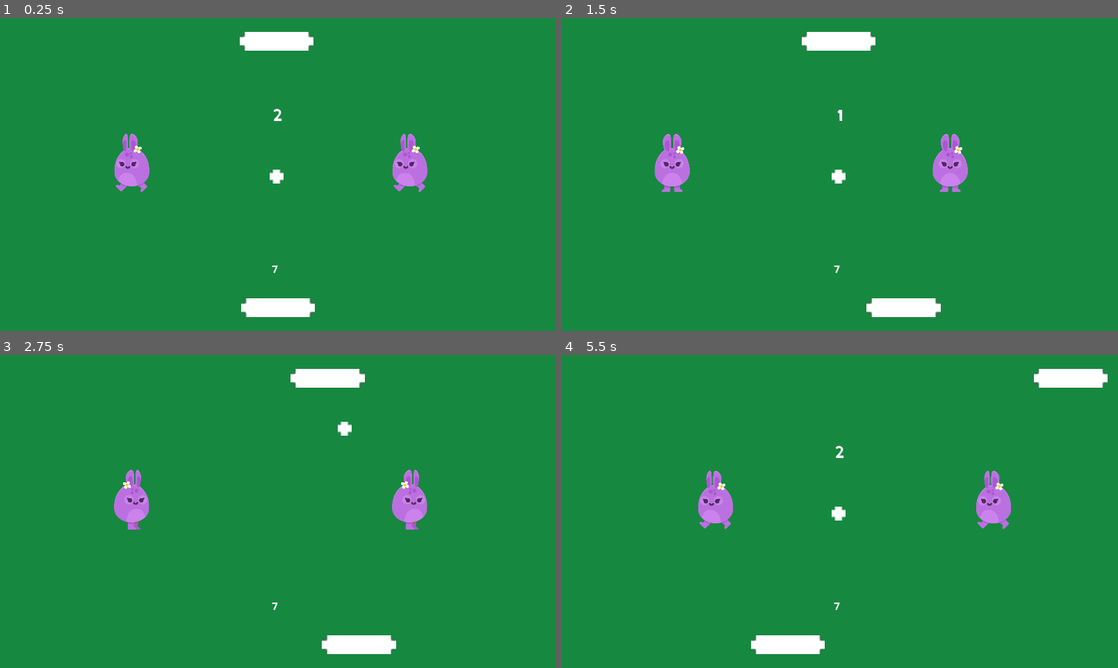
Above: before the commit, frames 1-4 (two rows, left to right).
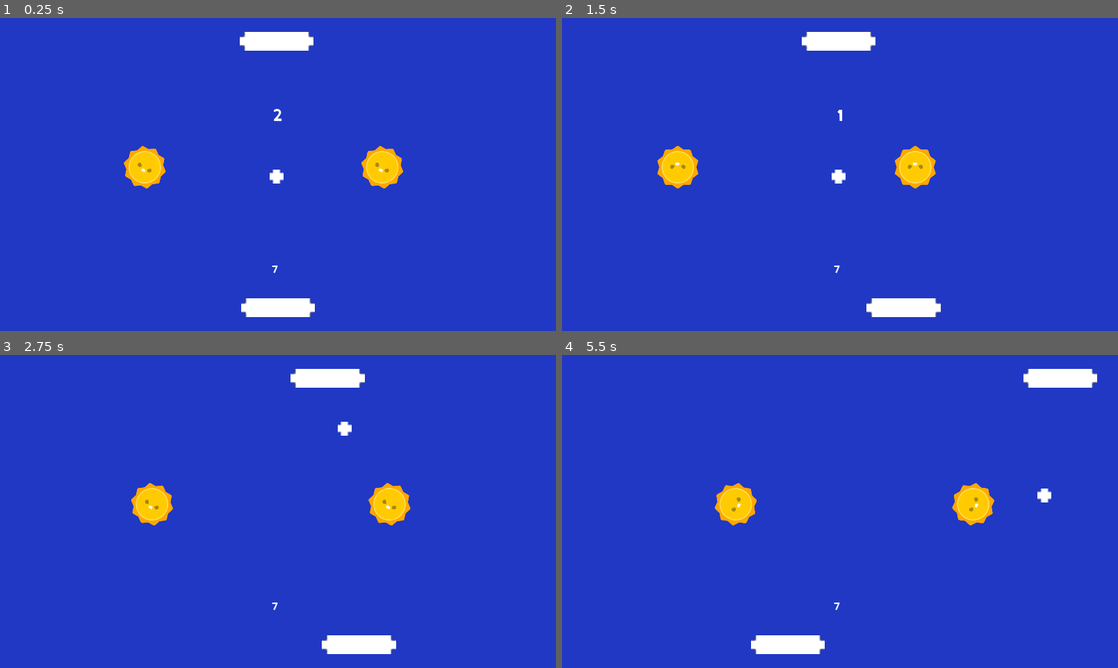
Above: after the commit, the same moments.

Repository: Szczocik/Pong_Move
Game: Godot game, scene res://Levels/Level_5.tscn
Two runs of this game, one before a commit and one after it. Both use one fixed random seed, a clock stepped at 60 frames per second and the inputs below. This scene is started directly instead of the project's main scene.
Inputs:
- Up to frame 1 (0.25 s): no input
- Up to frame 2 (1.5 s): hold Right (ui_right) 0.53-1.28 s; hold Left (ui_left) from 1.28 s (still down)
- Up to frame 3 (2.75 s): release Left (ui_left) at 2.03 s; hold Right (ui_right) from 2.03 s (still down)
- Up to frame 4 (5.5 s): release Right (ui_right) at 3.53 s; hold Left (ui_left) from 3.53 s (still down)

The runs differ from the first frame. In frame 1, 98% of the frame differs, in the area x 0-100%, y 0-100%; in frame 2, 98%; in frame 3, 98%; in frame 4, 99%.

Commit message:
next level sun_move

Diff:
--- a/Levels/Level_5.tscn
+++ b/Levels/Level_5.tscn
@@ -1,15 +1,15 @@
 [gd_scene load_steps=14 format=2]
 
 [ext_resource path="res://kirifont/KiriFont.ttf" type="DynamicFontData" id=1]
-[ext_resource path="res://sounds_ping_pong_8bit/ping_pong_8bit_plop.ogg" type="AudioStream" id=2]
-[ext_resource path="res://NPCs/Bunny.tscn" type="PackedScene" id=3]
-[ext_resource path="res://Levels/GameState.gd" type="Script" id=4]
-[ext_resource path="res://Ball/Ball.tscn" type="PackedScene" id=5]
-[ext_resource path="res://GUI/GUI.tscn" type="PackedScene" id=6]
-[ext_resource path="res://Player/Player.tscn" type="PackedScene" id=7]
+[ext_resource path="res://Levels/GameState.gd" type="Script" id=2]
+[ext_resource path="res://sounds_ping_pong_8bit/ping_pong_8bit_plop.ogg" type="AudioStream" id=3]
+[ext_resource path="res://SFX/BGM5.gd" type="Script" id=4]
+[ext_resource path="res://SFX/StealthintheWoods.ogg" type="AudioStream" id=5]
+[ext_resource path="res://NPCs/Sun_move.tscn" type="PackedScene" id=6]
+[ext_resource path="res://Ball/Ball.tscn" type="PackedScene" id=7]
 [ext_resource path="res://Opponent/Opponent.tscn" type="PackedScene" id=8]
-[ext_resource path="res://SFX/BGM5.gd" type="Script" id=9]
-[ext_resource path="res://SFX/StealthintheWoods.ogg" type="AudioStream" id=10]
+[ext_resource path="res://GUI/GUI.tscn" type="PackedScene" id=9]
+[ext_resource path="res://Player/Player.tscn" type="PackedScene" id=10]
 
 [sub_resource type="DynamicFont" id=5]
 size = 50
@@ -22,12 +22,12 @@
 extents = Vector2( 968, 17.5 )
 
 [node name="Level_5" type="Node"]
-script = ExtResource( 4 )
+script = ExtResource( 2 )
 
 [node name="ColorRect" type="ColorRect" parent="."]
 anchor_right = 1.0
 anchor_bottom = 1.0
-color = Color( 0.0941176, 0.537255, 0.254902, 1 )
+color = Color( 0.129412, 0.223529, 0.772549, 1 )
 __meta__ = {
 "_edit_use_anchors_": false
 }
@@ -97,20 +97,20 @@
 one_shot = true
 
 [node name="ScoreSound" type="AudioStreamPlayer" parent="."]
-stream = ExtResource( 2 )
+stream = ExtResource( 3 )
 
-[node name="GUI" parent="." instance=ExtResource( 6 )]
+[node name="GUI" parent="." instance=ExtResource( 9 )]
 
 [node name="BGM5" type="AudioStreamPlayer" parent="."]
-stream = ExtResource( 10 )
+stream = ExtResource( 5 )
 autoplay = true
-script = ExtResource( 9 )
+script = ExtResource( 4 )
 
-[node name="Bunny" parent="." instance=ExtResource( 3 )]
-position = Vector2( 480, 500 )
+[node name="Sun_move" parent="." instance=ExtResource( 6 )]
+position = Vector2( 550, 515 )
 
-[node name="Bunny2" parent="." instance=ExtResource( 3 )]
-position = Vector2( 1440, 500 )
+[node name="Sun_move2" parent="." instance=ExtResource( 6 )]
+position = Vector2( 1370, 515 )
 
 [connection signal="body_entered" from="Top" to="." method="_on_Top_body_entered"]
 [connection signal="body_entered" from="Bottom" to="." method="_on_Bottom_body_entered"]
--- a/Levels/Level_6.tscn
+++ b/Levels/Level_6.tscn
@@ -2,14 +2,14 @@
 
 [ext_resource path="res://kirifont/KiriFont.ttf" type="DynamicFontData" id=1]
 [ext_resource path="res://sounds_ping_pong_8bit/ping_pong_8bit_plop.ogg" type="AudioStream" id=2]
-[ext_resource path="res://SFX/Summer_Park.ogg" type="AudioStream" id=3]
+[ext_resource path="res://SFX/BGM5.gd" type="Script" id=3]
 [ext_resource path="res://Levels/GameState.gd" type="Script" id=4]
 [ext_resource path="res://Ball/Ball.tscn" type="PackedScene" id=5]
 [ext_resource path="res://GUI/GUI.tscn" type="PackedScene" id=6]
 [ext_resource path="res://Player/Player.tscn" type="PackedScene" id=7]
 [ext_resource path="res://Opponent/Opponent.tscn" type="PackedScene" id=8]
-[ext_resource path="res://Items/Coin2.tscn" type="PackedScene" id=9]
-[ext_resource path="res://SFX/BGM4.gd" type="Script" id=10]
+[ext_resource path="res://SFX/StealthintheWoods.ogg" type="AudioStream" id=9]
+[ext_resource path="res://NPCs/Bunny.tscn" type="PackedScene" id=10]
 
 [sub_resource type="DynamicFont" id=5]
 size = 50
@@ -27,7 +27,7 @@
 [node name="ColorRect" type="ColorRect" parent="."]
 anchor_right = 1.0
 anchor_bottom = 1.0
-color = Color( 0.45098, 0.0941176, 0.0470588, 1 )
+color = Color( 0.0941176, 0.537255, 0.254902, 1 )
 __meta__ = {
 "_edit_use_anchors_": false
 }
@@ -35,10 +35,7 @@
 [node name="CountdownLabel" type="Label" parent="."]
 anchor_right = 1.0
 anchor_bottom = 1.0
-margin_left = 2.0
-margin_top = 7.0
-margin_right = 2.0
-margin_bottom = -393.0
+margin_bottom = -400.0
 custom_fonts/font = SubResource( 5 )
 text = "Countdown"
 align = 1
@@ -48,7 +45,6 @@
 }
 
 [node name="Player" parent="." instance=ExtResource( 7 )]
-modulate = Color( 0.113725, 0.839216, 0.568627, 1 )
 
 [node name="WallLeft" type="StaticBody2D" parent="."]
 __meta__ = {
@@ -72,11 +68,9 @@
 shape = SubResource( 1 )
 
 [node name="Opponent" parent="." instance=ExtResource( 8 )]
-modulate = Color( 0.113725, 0.839216, 0.568627, 1 )
 position = Vector2( 960, 80 )
 
 [node name="Ball" parent="." instance=ExtResource( 5 )]
-modulate = Color( 0.113725, 0.839216, 0.568627, 1 )
 position = Vector2( 300, 512 )
 
 [node name="Top" type="Area2D" parent="."]
@@ -107,113 +101,16 @@
 
 [node name="GUI" parent="." instance=ExtResource( 6 )]
 
-[node name="Coin" parent="." instance=ExtResource( 9 )]
-position = Vector2( 110, 215 )
+[node name="BGM5" type="AudioStreamPlayer" parent="."]
+stream = ExtResource( 9 )
+autoplay = true
+script = ExtResource( 3 )
 
-[node name="Coin2" parent="." instance=ExtResource( 9 )]
-position = Vector2( 310, 215 )
+[node name="Bunny" parent="." instance=ExtResource( 10 )]
+position = Vector2( 480, 500 )
 
-[node name="Coin3" parent="." instance=ExtResource( 9 )]
-position = Vector2( 510, 215 )
-
-[node name="Coin4" parent="." instance=ExtResource( 9 )]
-position = Vector2( 710, 215 )
-
-[node name="Coin5" parent="." instance=ExtResource( 9 )]
-position = Vector2( 110, 445 )
-
-[node name="Coin6" parent="." instance=ExtResource( 9 )]
-position = Vector2( 210, 330 )
-
-[node name="Coin7" parent="." instance=ExtResource( 9 )]
-position = Vector2( 410, 330 )
-
-[node name="Coin16" parent="." instance=ExtResource( 9 )]
-position = Vector2( 510, 445 )
-
-[node name="Coin17" parent="." instance=ExtResource( 9 )]
-position = Vector2( 910, 215 )
-
-[node name="Coin18" parent="." instance=ExtResource( 9 )]
-position = Vector2( 810, 330 )
-
-[node name="Coin19" parent="." instance=ExtResource( 9 )]
-position = Vector2( 1510, 445 )
-
-[node name="Coin20" parent="." instance=ExtResource( 9 )]
-position = Vector2( 210, 560 )
-
-[node name="Coin21" parent="." instance=ExtResource( 9 )]
-position = Vector2( 1010, 330 )
-
-[node name="Coin22" parent="." instance=ExtResource( 9 )]
-position = Vector2( 1310, 215 )
-
-[node name="Coin23" parent="." instance=ExtResource( 9 )]
-position = Vector2( 1210, 330 )
-
-[node name="Coin24" parent="." instance=ExtResource( 9 )]
-position = Vector2( 1710, 215 )
-
-[node name="Coin25" parent="." instance=ExtResource( 9 )]
-position = Vector2( 1510, 215 )
-
-[node name="Coin26" parent="." instance=ExtResource( 9 )]
-position = Vector2( 1410, 330 )
-
-[node name="Coin28" parent="." instance=ExtResource( 9 )]
-position = Vector2( 1710, 445 )
-
-[node name="Coin29" parent="." instance=ExtResource( 9 )]
-position = Vector2( 410, 560 )
-
-[node name="Coin8" parent="." instance=ExtResource( 9 )]
-position = Vector2( 1610, 330 )
-
-[node name="Coin9" parent="." instance=ExtResource( 9 )]
-position = Vector2( 710, 445 )
-
-[node name="Coin10" parent="." instance=ExtResource( 9 )]
-position = Vector2( 910, 445 )
-
-[node name="Coin11" parent="." instance=ExtResource( 9 )]
-position = Vector2( 1110, 445 )
-
-[node name="Coin12" parent="." instance=ExtResource( 9 )]
-position = Vector2( 1110, 215 )
-
-[node name="Coin13" parent="." instance=ExtResource( 9 )]
-position = Vector2( 310, 445 )
-
-[node name="Coin14" parent="." instance=ExtResource( 9 )]
-position = Vector2( 610, 330 )
-
-[node name="Coin15" parent="." instance=ExtResource( 9 )]
-position = Vector2( 1310, 445 )
-
-[node name="Coin27" parent="." instance=ExtResource( 9 )]
-position = Vector2( 610, 560 )
-
-[node name="Coin30" parent="." instance=ExtResource( 9 )]
-position = Vector2( 810, 560 )
-
-[node name="Coin31" parent="." instance=ExtResource( 9 )]
-position = Vector2( 1010, 562 )
-
-[node name="Coin32" parent="." instance=ExtResource( 9 )]
-position = Vector2( 1210, 560 )
-
-[node name="Coin33" parent="." instance=ExtResource( 9 )]
-position = Vector2( 1410, 560 )
-
-[node name="Coin34" parent="." instance=ExtResource( 9 )]
-position = Vector2( 1610, 560 )
-
-[node name="BGM4" type="AudioStreamPlayer" parent="."]
-stream = ExtResource( 3 )
-volume_db = -7.0
-autoplay = true
-script = ExtResource( 10 )
+[node name="Bunny2" parent="." instance=ExtResource( 10 )]
+position = Vector2( 1440, 500 )
 
 [connection signal="body_entered" from="Top" to="." method="_on_Top_body_entered"]
 [connection signal="body_entered" from="Bottom" to="." method="_on_Bottom_body_entered"]
--- a/Levels/Level_7.tscn
+++ b/Levels/Level_7.tscn
@@ -2,14 +2,14 @@
 
 [ext_resource path="res://kirifont/KiriFont.ttf" type="DynamicFontData" id=1]
 [ext_resource path="res://sounds_ping_pong_8bit/ping_pong_8bit_plop.ogg" type="AudioStream" id=2]
-[ext_resource path="res://Items/Sun.tscn" type="PackedScene" id=3]
+[ext_resource path="res://SFX/Summer_Park.ogg" type="AudioStream" id=3]
 [ext_resource path="res://Levels/GameState.gd" type="Script" id=4]
 [ext_resource path="res://Ball/Ball.tscn" type="PackedScene" id=5]
 [ext_resource path="res://GUI/GUI.tscn" type="PackedScene" id=6]
 [ext_resource path="res://Player/Player.tscn" type="PackedScene" id=7]
 [ext_resource path="res://Opponent/Opponent.tscn" type="PackedScene" id=8]
-[ext_resource path="res://SFX/BGM5.gd" type="Script" id=9]
-[ext_resource path="res://SFX/StealthintheWoods.ogg" type="AudioStream" id=10]
+[ext_resource path="res://SFX/BGM4.gd" type="Script" id=9]
+[ext_resource path="res://Items/Coin2.tscn" type="PackedScene" id=10]
 
 [sub_resource type="DynamicFont" id=5]
 size = 50
@@ -21,13 +21,13 @@
 [sub_resource type="RectangleShape2D" id=2]
 extents = Vector2( 968, 17.5 )
 
-[node name="Level_4" type="Node"]
+[node name="Level_7" type="Node"]
 script = ExtResource( 4 )
 
 [node name="ColorRect" type="ColorRect" parent="."]
 anchor_right = 1.0
 anchor_bottom = 1.0
-color = Color( 0.0627451, 0.0862745, 0.227451, 1 )
+color = Color( 0.45098, 0.0941176, 0.0470588, 1 )
 __meta__ = {
 "_edit_use_anchors_": false
 }
@@ -35,7 +35,10 @@
 [node name="CountdownLabel" type="Label" parent="."]
 anchor_right = 1.0
 anchor_bottom = 1.0
-margin_bottom = -400.0
+margin_left = 2.0
+margin_top = 7.0
+margin_right = 2.0
+margin_bottom = -393.0
 custom_fonts/font = SubResource( 5 )
 text = "Countdown"
 align = 1
@@ -45,6 +48,7 @@
 }
 
 [node name="Player" parent="." instance=ExtResource( 7 )]
+modulate = Color( 0.113725, 0.839216, 0.568627, 1 )
 
 [node name="WallLeft" type="StaticBody2D" parent="."]
 __meta__ = {
@@ -68,9 +72,11 @@
 shape = SubResource( 1 )
 
 [node name="Opponent" parent="." instance=ExtResource( 8 )]
+modulate = Color( 0.113725, 0.839216, 0.568627, 1 )
 position = Vector2( 960, 80 )
 
 [node name="Ball" parent="." instance=ExtResource( 5 )]
+modulate = Color( 0.113725, 0.839216, 0.568627, 1 )
 position = Vector2( 300, 512 )
 
 [node name="Top" type="Area2D" parent="."]
@@ -101,14 +107,111 @@
 
 [node name="GUI" parent="." instance=ExtResource( 6 )]
 
-[node name="Sun" parent="." instance=ExtResource( 3 )]
-position = Vector2( 550, 515 )
-
-[node name="Sun2" parent="." instance=ExtResource( 3 )]
-position = Vector2( 1370, 515 )
-
-[node name="BGM5" type="AudioStreamPlayer" parent="."]
-stream = ExtResource( 10 )
+[node name="Coin" parent="." instance=ExtResource( 10 )]
+position = Vector2( 110, 215 )
+
+[node name="Coin2" parent="." instance=ExtResource( 10 )]
+position = Vector2( 310, 215 )
+
+[node name="Coin3" parent="." instance=ExtResource( 10 )]
+position = Vector2( 510, 215 )
+
+[node name="Coin4" parent="." instance=ExtResource( 10 )]
+position = Vector2( 710, 215 )
+
+[node name="Coin5" parent="." instance=ExtResource( 10 )]
+position = Vector2( 110, 445 )
+
+[node name="Coin6" parent="." instance=ExtResource( 10 )]
+position = Vector2( 210, 330 )
+
+[node name="Coin7" parent="." instance=ExtResource( 10 )]
+position = Vector2( 410, 330 )
+
+[node name="Coin16" parent="." instance=ExtResource( 10 )]
+position = Vector2( 510, 445 )
+
+[node name="Coin17" parent="." instance=ExtResource( 10 )]
+position = Vector2( 910, 215 )
+
+[node name="Coin18" parent="." instance=ExtResource( 10 )]
+position = Vector2( 810, 330 )
+
+[node name="Coin19" parent="." instance=ExtResource( 10 )]
+position = Vector2( 1510, 445 )
+
+[node name="Coin20" parent="." instance=ExtResource( 10 )]
+position = Vector2( 210, 560 )
+
+[node name="Coin21" parent="." instance=ExtResource( 10 )]
+position = Vector2( 1010, 330 )
+
+[node name="Coin22" parent="." instance=ExtResource( 10 )]
+position = Vector2( 1310, 215 )
+
+[node name="Coin23" parent="." instance=ExtResource( 10 )]
+position = Vector2( 1210, 330 )
+
+[node name="Coin24" parent="." instance=ExtResource( 10 )]
+position = Vector2( 1710, 215 )
+
+[node name="Coin25" parent="." instance=ExtResource( 10 )]
+position = Vector2( 1510, 215 )
+
+[node name="Coin26" parent="." instance=ExtResource( 10 )]
+position = Vector2( 1410, 330 )
+
+[node name="Coin28" parent="." instance=ExtResource( 10 )]
+position = Vector2( 1710, 445 )
+
+[node name="Coin29" parent="." instance=ExtResource( 10 )]
+position = Vector2( 410, 560 )
+
+[node name="Coin8" parent="." instance=ExtResource( 10 )]
+position = Vector2( 1610, 330 )
+
+[node name="Coin9" parent="." instance=ExtResource( 10 )]
+position = Vector2( 710, 445 )
+
+[node name="Coin10" parent="." instance=ExtResource( 10 )]
+position = Vector2( 910, 445 )
+
+[node name="Coin11" parent="." instance=ExtResource( 10 )]
+position = Vector2( 1110, 445 )
+
+[node name="Coin12" parent="." instance=ExtResource( 10 )]
+position = Vector2( 1110, 215 )
+
+[node name="Coin13" parent="." instance=ExtResource( 10 )]
+position = Vector2( 310, 445 )
+
+[node name="Coin14" parent="." instance=ExtResource( 10 )]
+position = Vector2( 610, 330 )
+
+[node name="Coin15" parent="." instance=ExtResource( 10 )]
+position = Vector2( 1310, 445 )
+
+[node name="Coin27" parent="." instance=ExtResource( 10 )]
+position = Vector2( 610, 560 )
+
+[node name="Coin30" parent="." instance=ExtResource( 10 )]
+position = Vector2( 810, 560 )
+
+[node name="Coin31" parent="." instance=ExtResource( 10 )]
+position = Vector2( 1010, 562 )
+
+[node name="Coin32" parent="." instance=ExtResource( 10 )]
+position = Vector2( 1210, 560 )
+
+[node name="Coin33" parent="." instance=ExtResource( 10 )]
+position = Vector2( 1410, 560 )
+
+[node name="Coin34" parent="." instance=ExtResource( 10 )]
+position = Vector2( 1610, 560 )
+
+[node name="BGM4" type="AudioStreamPlayer" parent="."]
+stream = ExtResource( 3 )
+volume_db = -7.0
 autoplay = true
 script = ExtResource( 9 )
 
--- a/NPCs/Sun_move.tscn
+++ b/NPCs/Sun_move.tscn
@@ -24,6 +24,18 @@
 "update": 0,
 "values": [ 0.0 ]
 }
+tracks/1/type = "value"
+tracks/1/path = NodePath(".:position")
+tracks/1/interp = 1
+tracks/1/loop_wrap = true
+tracks/1/imported = false
+tracks/1/enabled = true
+tracks/1/keys = {
+"times": PoolRealArray( 0 ),
+"transitions": PoolRealArray( 1 ),
+"update": 0,
+"values": [ Vector2( 0, 0 ) ]
+}
 
 [sub_resource type="Animation" id=3]
 resource_name = "Sun_move"
@@ -36,19 +48,35 @@
 tracks/0/imported = false
 tracks/0/enabled = true
 tracks/0/keys = {
-"times": PoolRealArray( 0, 3 ),
-"transitions": PoolRealArray( 1, 1 ),
+"times": PoolRealArray( 0, 1.5, 3, 4.6 ),
+"transitions": PoolRealArray( 1, 1, 1, 1 ),
 "update": 0,
-"values": [ 0.0, 180.0 ]
+"values": [ 0.0, 180.0, 0.0, -180.0 ]
+}
+tracks/1/type = "value"
+tracks/1/path = NodePath(".:position")
+tracks/1/interp = 1
+tracks/1/loop_wrap = true
+tracks/1/imported = false
+tracks/1/enabled = true
+tracks/1/keys = {
+"times": PoolRealArray( 0, 1, 2, 3, 4, 5 ),
+"transitions": PoolRealArray( 1, 1, 1, 1, 1, 1 ),
+"update": 0,
+"values": [ Vector2( 0, 0 ), Vector2( -200, 0 ), Vector2( -100, 0 ), Vector2( 0, 0 ), Vector2( 200, 0 ), Vector2( 100, 0 ) ]
 }
 
 [node name="Sun_move" type="Node2D"]
 
 [node name="KinematicBody2D" type="KinematicBody2D" parent="."]
+__meta__ = {
+"_edit_group_": true
+}
 
 [node name="AnimatedSprite" type="AnimatedSprite" parent="KinematicBody2D"]
 frames = SubResource( 1 )
 animation = "stand"
+playing = true
 
 [node name="CollisionPolygon2D" type="CollisionPolygon2D" parent="KinematicBody2D"]
 visible = false
Not shown: 2 places in Levels/Level_5.tscn that only renumber resources
